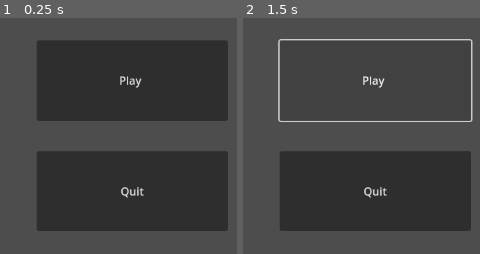
Above: before the commit, frames 1-2 (left to right).
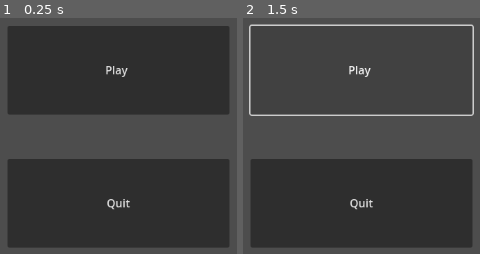
Above: after the commit, the same moments.

Repository: g-whittington/PlatformerDemo
Game: Godot game, scene res://scenes/main.tscn
Two runs of this game, one before a commit and one after it. Both use one fixed random seed, a clock stepped at 60 frames per second and the inputs below.
Inputs:
- Up to frame 1 (0.25 s): no input
- Up to frame 2 (1.5 s): click "Play" at 0.5 s; click "Play" at 1.25 s

The runs differ from the first frame. In frame 1, 25% of the frame differs, in the area x 3-97%, y 3-98%; in frame 2, 17%.

Commit message:
Resized and centered buttons

Diff:
--- a/scenes/main.tscn
+++ b/scenes/main.tscn
@@ -6,17 +6,17 @@
 script = ExtResource("1_41tu1")
 
 [node name="Play" type="Button" parent="."]
-offset_left = 458.0
-offset_top = 181.0
-offset_right = 734.0
-offset_bottom = 297.0
+offset_left = 416.0
+offset_top = 160.0
+offset_right = 736.0
+offset_bottom = 288.0
 text = "Play "
 
 [node name="Quit" type="Button" parent="."]
-offset_left = 458.0
-offset_top = 341.0
-offset_right = 734.0
-offset_bottom = 456.0
+offset_left = 416.0
+offset_top = 352.0
+offset_right = 736.0
+offset_bottom = 480.0
 text = "Quit"
 
 [connection signal="pressed" from="Quit" to="." method="_on_quit_pressed"]
